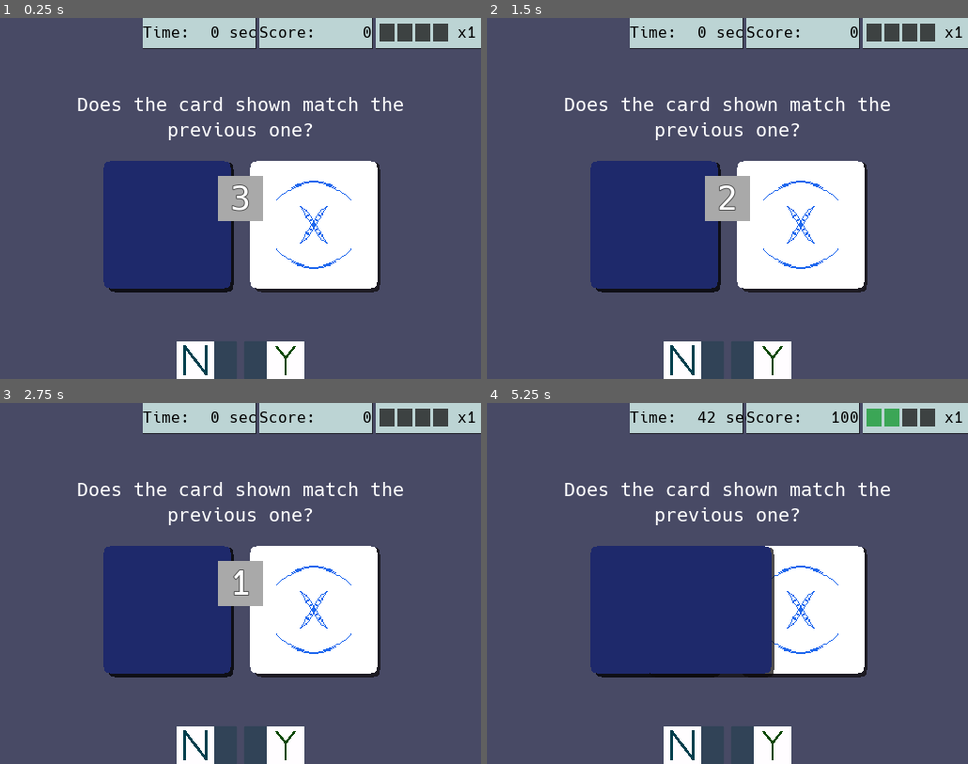
Above: before the commit, frames 1-4 (two rows, left to right).
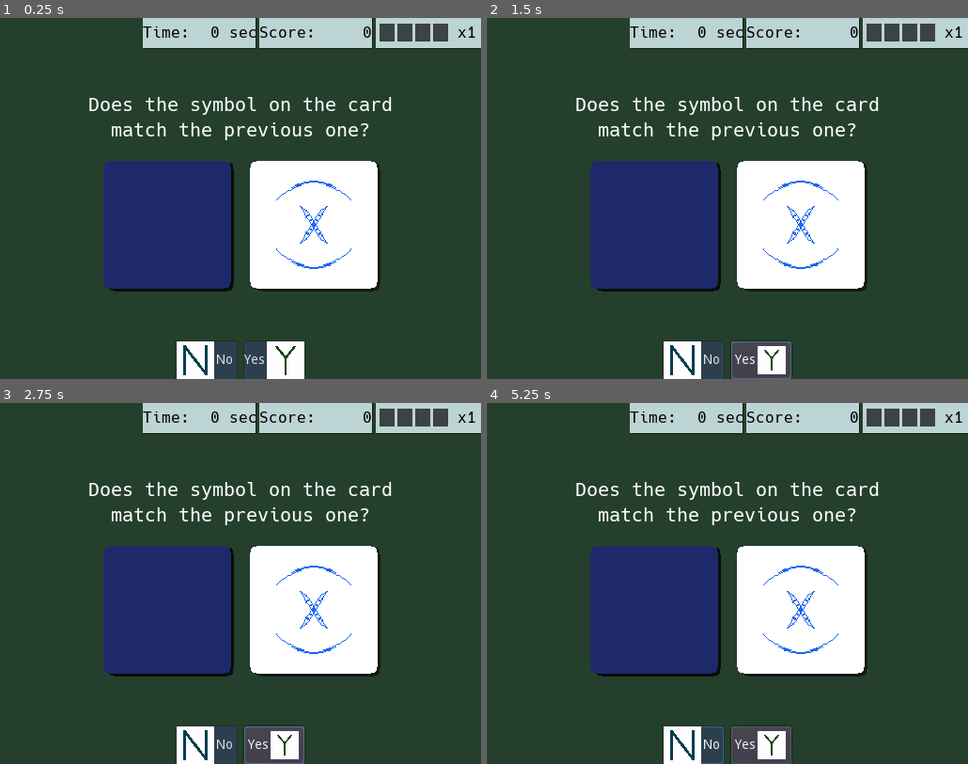
Above: after the commit, the same moments.

Repository: doc-breen/OccultQuickMatch
Game: Godot game, scene res://FastMatchGame.tscn
The game is run twice, just before and just after one commit, with the same random seed, the same clock (stepped at 60 frames per second) and the same inputs.
Inputs (mouse positions are in pixels of both pictures, inside the frame that each line leads up to):
- Up to frame 1 (0.25 s): no input
- Up to frame 2 (1.5 s): click (693, 360) at 0.5 s; click (761, 360) at 1.25 s
- Up to frame 3 (2.75 s): hold Right (ui_right) from 2.03 s (still down)
- Up to frame 4 (5.25 s): tap Enter at 2.75, 5 s; release Right (ui_right) at 2.78 s; hold Left (ui_left) 2.78-3.53 s; hold Right (ui_right) 3.53-5.03 s; tap Space at 4.25 s; hold Left (ui_left) from 5.03 s (still down)

The runs differ from the first frame. In frame 1, 73% of the frame differs, in the area x 0-100%, y 0-100%; in frame 2, 73%; in frame 3, 73%; in frame 4, 76%.
Error after the commit: Invalid set index 'text' (on base: 'null instance') with value of type 'String'. (res://FastMatchGame.gd:46)

Commit message:
Style improvements

Diff:
--- a/FastMatchGame.tscn
+++ b/FastMatchGame.tscn
@@ -38,14 +38,22 @@
 bg_color = Color( 0.184314, 0.258824, 0.333333, 0.901961 )
 corner_radius_top_right = 1
 corner_radius_bottom_right = 1
+shadow_size = 1
 
 [sub_resource type="StyleBoxFlat" id=7]
 bg_color = Color( 0.184314, 0.258824, 0.333333, 0.901961 )
 corner_radius_top_left = 1
 corner_radius_bottom_left = 1
+shadow_size = 1
 
 [sub_resource type="StyleBoxFlat" id=5]
-bg_color = Color( 0.352941, 0, 0.403922, 1 )
+bg_color = Color( 0.541176, 0.25098, 0.54902, 1 )
+border_width_left = 3
+border_width_top = 3
+border_width_right = 3
+border_width_bottom = 3
+border_color = Color( 0.133333, 0.0823529, 0.101961, 1 )
+border_blend = true
 corner_radius_top_left = 6
 corner_radius_top_right = 6
 corner_radius_bottom_right = 6
@@ -62,14 +70,26 @@
 font_data = ExtResource( 5 )
 
 [sub_resource type="StyleBoxFlat" id=13]
-bg_color = Color( 0.294118, 0.415686, 0.384314, 1 )
-corner_radius_top_left = 1
-corner_radius_top_right = 1
-corner_radius_bottom_right = 1
-corner_radius_bottom_left = 1
+bg_color = Color( 0.282353, 0.611765, 0.266667, 1 )
+border_width_left = 1
+border_width_right = 1
+border_width_bottom = 1
+border_blend = true
+corner_radius_top_left = 9
+corner_radius_top_right = 9
+corner_radius_bottom_right = 9
+corner_radius_bottom_left = 9
+expand_margin_left = 1.0
+expand_margin_right = 1.0
+expand_margin_bottom = 1.0
+
+[sub_resource type="StyleBoxEmpty" id=17]
 
 [sub_resource type="StyleBoxFlat" id=12]
-bg_color = Color( 0.180392, 0.34902, 0.415686, 1 )
+bg_color = Color( 0.164706, 0.54902, 0.576471, 1 )
+border_width_left = 1
+border_width_right = 1
+border_width_bottom = 1
 corner_radius_top_left = 10
 corner_radius_top_right = 10
 corner_radius_bottom_right = 10
@@ -87,11 +107,23 @@
 glow_hdr_luminance_cap = 10.0
 glow_hdr_scale = 3.0
 
+[sub_resource type="StyleBoxFlat" id=16]
+bg_color = Color( 0.313726, 0.545098, 0.345098, 0.941176 )
+border_width_left = 1
+border_width_top = 1
+border_width_right = 1
+border_width_bottom = 1
+border_color = Color( 0.85098, 0.854902, 0.4, 1 )
+border_blend = true
+corner_radius_top_left = 18
+corner_radius_top_right = 18
+corner_radius_bottom_right = 18
+corner_radius_bottom_left = 18
+
 [sub_resource type="DynamicFont" id=15]
-size = 36
+size = 30
 outline_size = 1
-outline_color = Color( 0.329412, 0.329412, 0.329412, 1 )
-use_filter = true
+outline_color = Color( 0.0392157, 0.0392157, 0.0392157, 1 )
 font_data = ExtResource( 5 )
 
 [node name="FastMatchGame" type="Control"]
@@ -102,7 +134,7 @@
 [node name="Background" type="ColorRect" parent="."]
 anchor_right = 1.0
 anchor_bottom = 1.0
-color = Color( 0.282353, 0.290196, 0.396078, 1 )
+color = Color( 0.141176, 0.25098, 0.172549, 1 )
 
 [node name="HUD" type="HBoxContainer" parent="."]
 anchor_left = 1.0
@@ -290,7 +322,7 @@
 margin_bottom = 65.0
 rect_min_size = Vector2( 0, 56 )
 custom_fonts/font = SubResource( 14 )
-text = "Does the card shown match the previous one?"
+text = "Does the symbol on the card match the previous one?"
 align = 1
 autowrap = true
 
@@ -328,7 +360,7 @@
 margin_left = -63.0
 margin_top = -67.0
 margin_right = 71.0
-margin_bottom = 72.0
+margin_bottom = 71.0
 texture = ExtResource( 4 )
 expand = true
 
@@ -350,7 +382,7 @@
 margin_left = -63.0
 margin_top = -67.0
 margin_right = 71.0
-margin_bottom = 72.0
+margin_bottom = 71.0
 texture = ExtResource( 4 )
 expand = true
 
@@ -373,6 +405,7 @@
 margin_bottom = 40.0
 rect_min_size = Vector2( 64, 40 )
 custom_styles/normal = SubResource( 6 )
+text = "No"
 icon = ExtResource( 7 )
 align = 0
 expand_icon = true
@@ -383,6 +416,7 @@
 margin_bottom = 40.0
 rect_min_size = Vector2( 64, 40 )
 custom_styles/normal = SubResource( 7 )
+text = "Yes"
 icon = ExtResource( 2 )
 align = 2
 icon_align = 2
@@ -444,6 +478,7 @@
 rect_min_size = Vector2( 88, 32 )
 custom_fonts/font = SubResource( 11 )
 custom_styles/hover = SubResource( 13 )
+custom_styles/focus = SubResource( 17 )
 custom_styles/normal = SubResource( 12 )
 text = "Restart"
 expand_icon = true
@@ -460,8 +495,7 @@
 [node name="WrongSound" type="AudioStreamPlayer" parent="."]
 stream = ExtResource( 3 )
 
-[node name="Countdown" type="Popup" parent="."]
-visible = true
+[node name="Countdown" type="PopupPanel" parent="."]
 anchor_left = 0.5
 anchor_top = 0.5
 anchor_right = 0.5
@@ -470,14 +504,10 @@
 margin_top = -24.0
 margin_right = 24.0
 margin_bottom = 24.0
+custom_styles/panel = SubResource( 16 )
 popup_exclusive = true
 
-[node name="ColorRect" type="ColorRect" parent="Countdown"]
-anchor_right = 1.0
-anchor_bottom = 1.0
-color = Color( 0.662745, 0.662745, 0.662745, 1 )
-
-[node name="Label" type="Label" parent="Countdown/ColorRect"]
+[node name="Label" type="Label" parent="Countdown"]
 anchor_right = 1.0
 anchor_bottom = 1.0
 custom_fonts/font = SubResource( 15 )
Not shown: 1 places in FastMatchGame.tscn that only renumber resources
